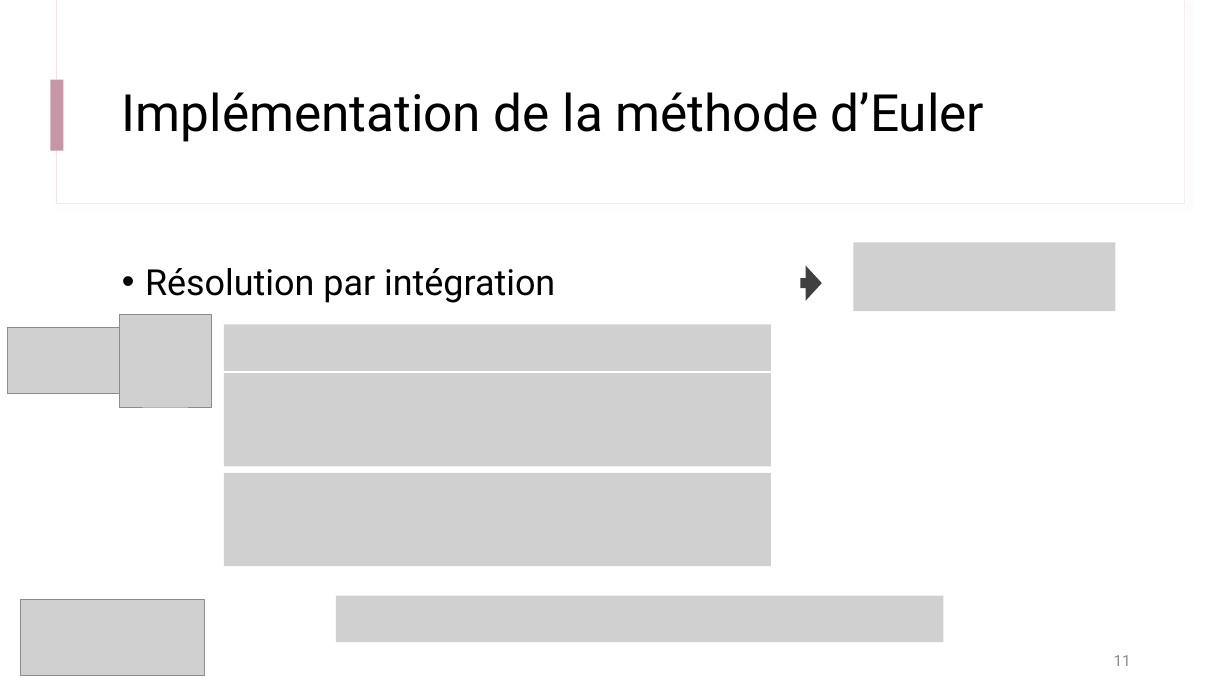
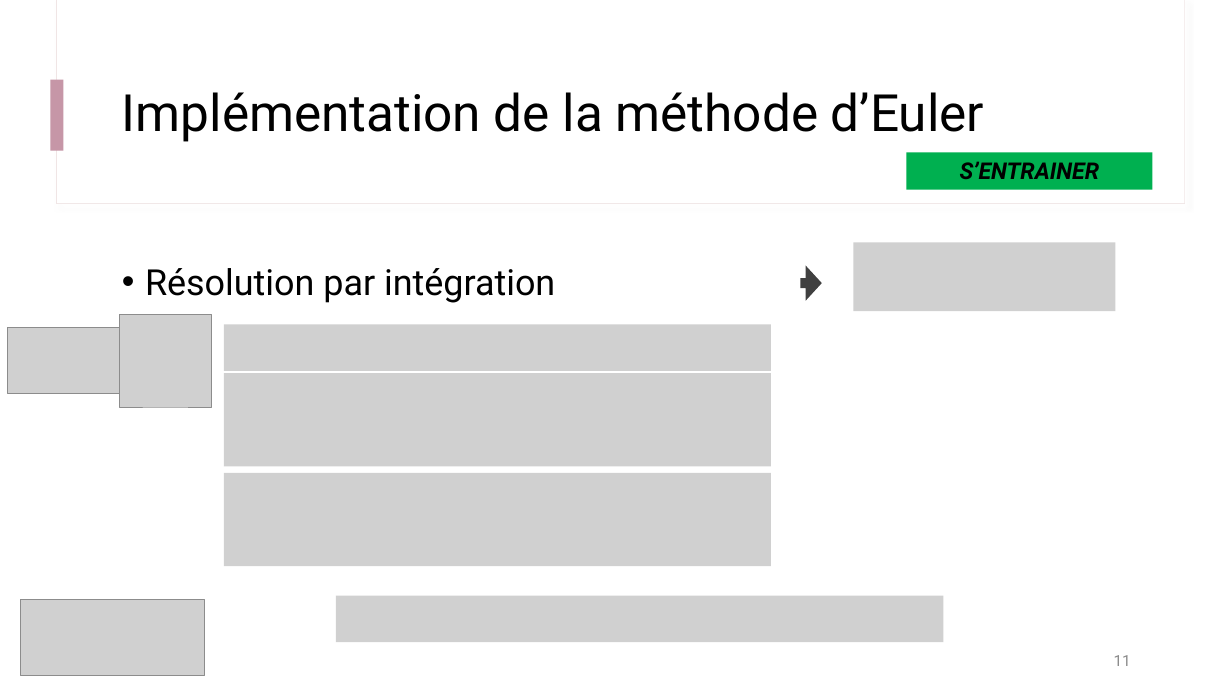
Before and after one commit to IOGS-Digital-Methods/semester-5, a slide deck: slide 11 of s5_outils_numeriques/b1_outils_numeriques/seance2_equation_diff/B1_4_b_Approche_Euler.pptx. Drawn at 1232x693 pixels with LibreOffice and Linux fonts; fonts in the diff are those of the drawing; grey boxes stand for pictures. Boxes give left, top, right and bottom in pixels: in the first picture for what was removed or moved away, otherwise in the second. Text is boxed around its words. In the diff, an @@ line names an element or a change of style, - is before the commit and + after.

```diff
--- a/s5_outils_numeriques/b1_outils_numeriques/seance2_equation_diff/B1_4_b_Approche_Euler.pptx
+++ b/s5_outils_numeriques/b1_outils_numeriques/seance2_equation_diff/B1_4_b_Approche_Euler.pptx
@@ rectangle added at box(907, 152, 1153, 189), fill #00B050, 18 pt, text #000000, bold, italic @@
+S’ENTRAINER
```
Also in this commit, not shown: 3 other slides changed, 5 slides added, 19 other files.
